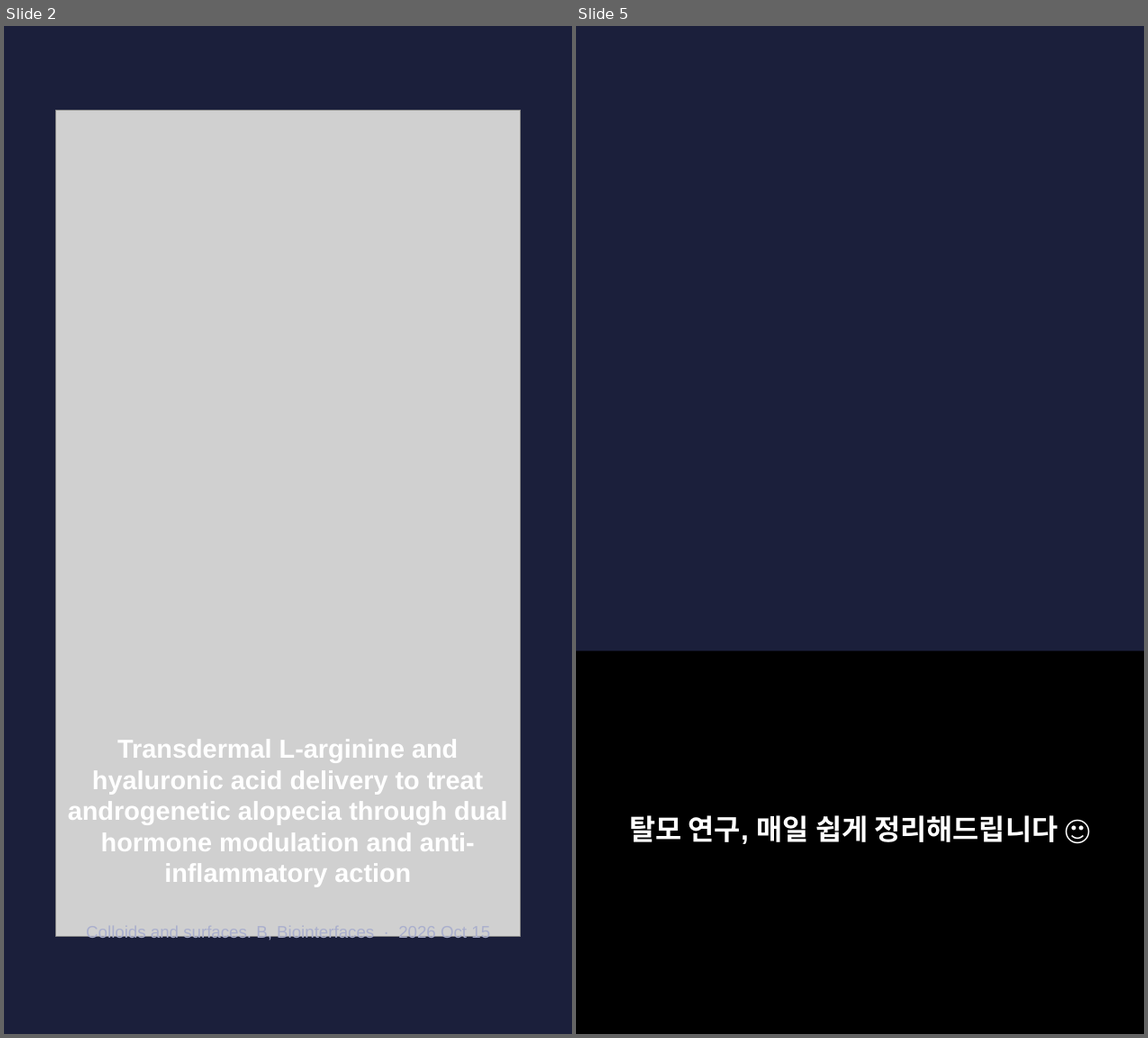
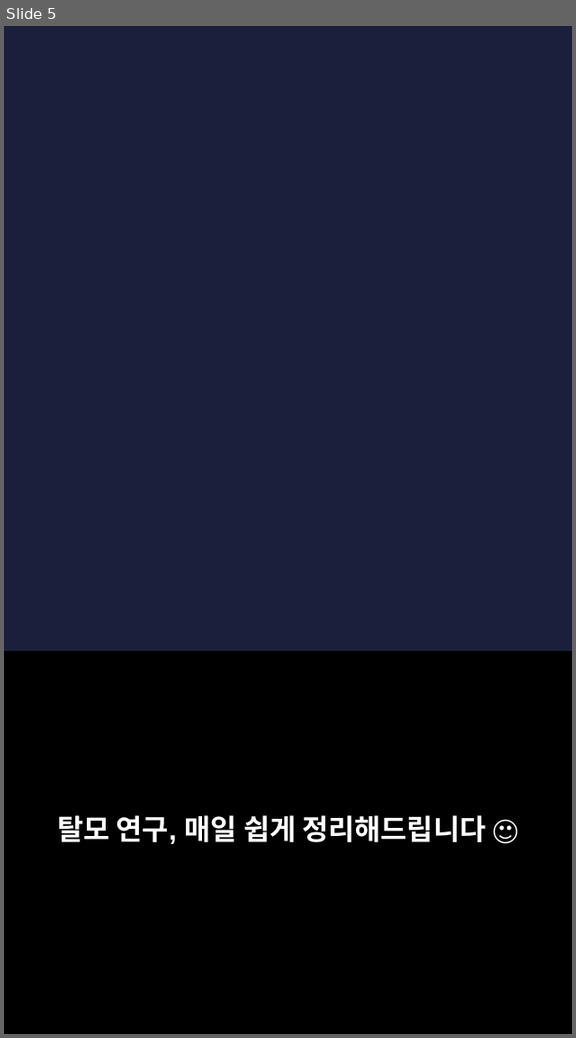
Before and after one commit to hyokang2010-BJ-ANTH/product-builder-test, a slide deck: pwa/data/latest/slides.pptx. Shown side by side, each under a label of ours: slides 2 and 5 before the commit, slide 5 after it; the slides between them are not shown. The pictures are 1148x1038 and 576x1038 pixels, drawn with LibreOffice and Linux fonts; fonts in the diff are those of the drawing; grey boxes stand for pictures; background and template pictures are left out. Boxes give left, top, right and bottom in pixels: in the first picture for what was removed or moved away, otherwise in the second. Text is boxed around its words. In the diff, an @@ line names an element or a change of style, - is before the commit and + after.

```diff
--- a/pwa/data/latest/slides.pptx
+++ b/pwa/data/latest/slides.pptx
@@ slide 2 removed at bbox=[4, 26, 572, 1034], background #1B1F3B @@
@@ picture removed at bbox=[55, 110, 521, 937] @@
@@ text removed at bbox=[68, 739, 507, 887] @@
-Transdermal L-arginine and hyaluronic acid delivery to treat androgenetic alopecia through dual hormone modulation and anti-inflammatory action
@@ text removed at bbox=[86, 936, 490, 941] @@
-Colloids and surfaces. B, Biointerfaces · 2026 Oct 15
```
Also in this commit, not shown: 4 slides changed, 3 slides added, 2 other slides removed, 26 other files.
